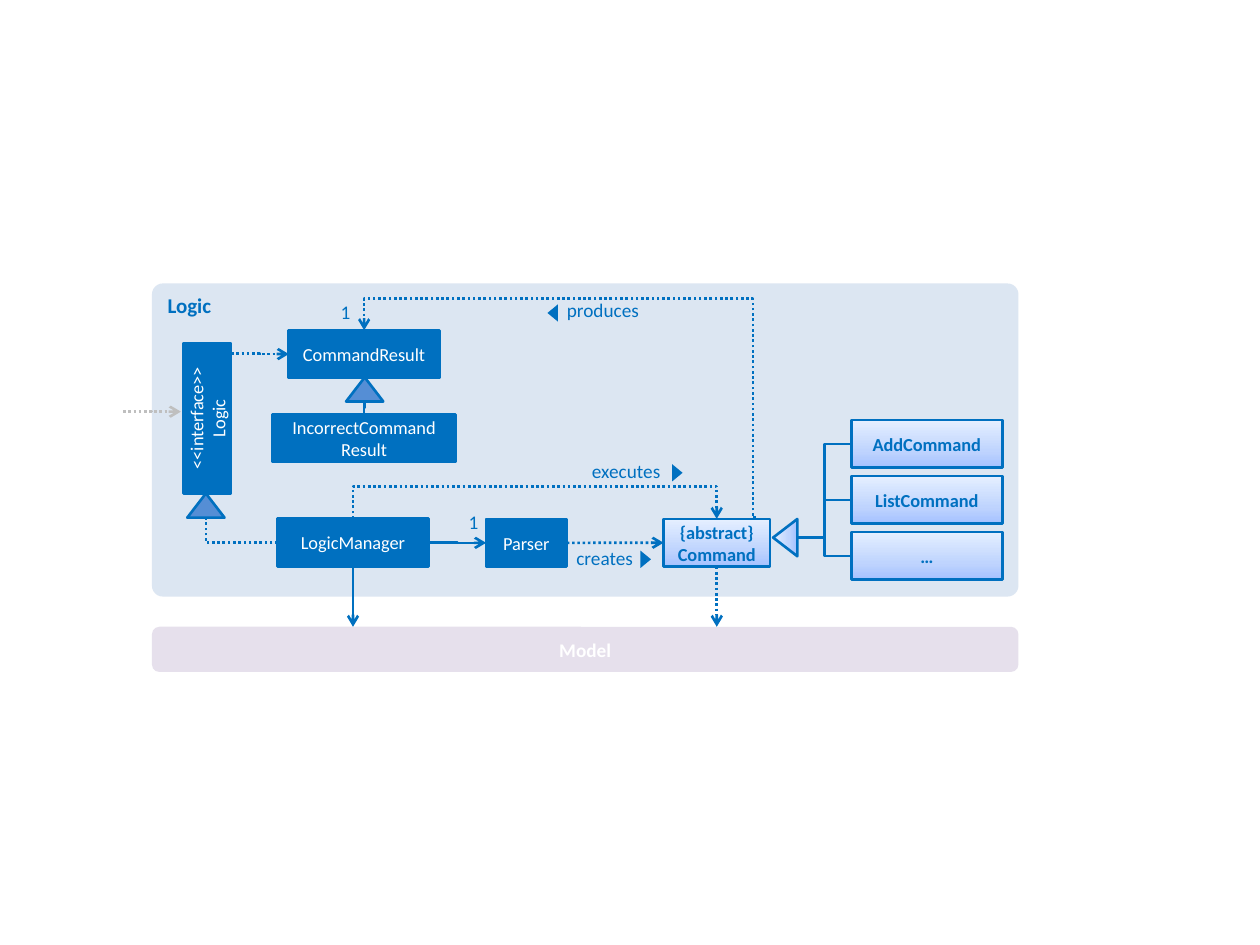
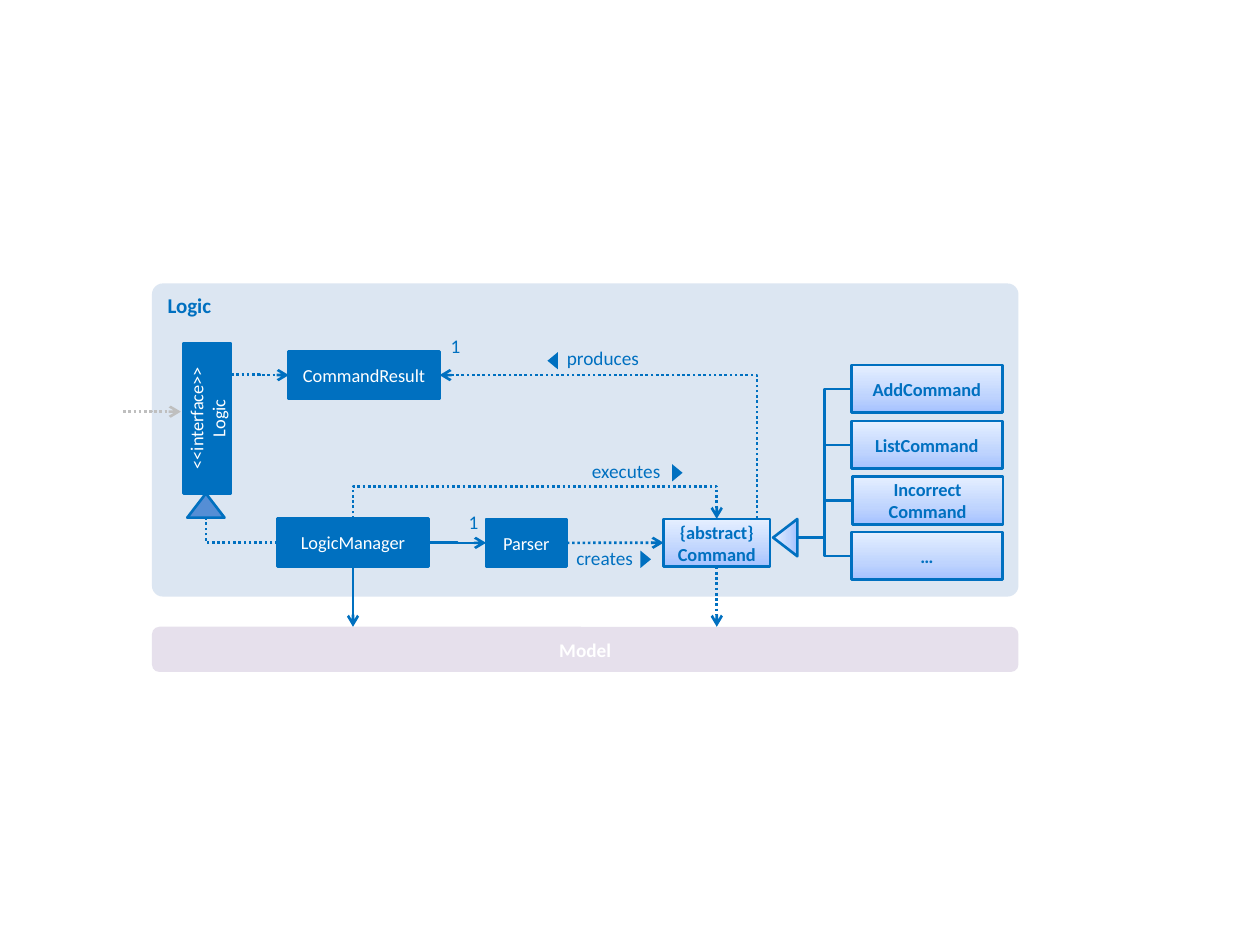
Before and after one commit to se-edu/addressbook-level4, a slide deck: slide 5 of docs/diagrams/Diagrams.pptx. Drawn at 1260x945 pixels with LibreOffice and Linux fonts; fonts in the diff are those of the drawing. Boxes give left, top, right and bottom in pixels: in the first picture for what was removed or moved away, otherwise in the second. Text is boxed around its words. In the diff, an @@ line names an element or a change of style, - is before the commit and + after.

Commit message:
[118] Remove IncorrectCommandResult (#118)
* Rename events package controller -> ui

* Remove IncorrectCommandResult

```diff
--- a/docs/diagrams/Diagrams.pptx
+++ b/docs/diagrams/Diagrams.pptx
@@ rectangle "CommandResult": place and size @@
-rectangle "CommandResult" at [289, 330, 440, 378]
+rectangle "CommandResult" at [289, 352, 440, 399]
@@ text "1": place and size @@
-text "1" at [341, 306, 351, 319]
+text "1" at [451, 340, 461, 353]
@@ triangle: place and size @@
-triangle at [548, 304, 558, 321]
+triangle at [548, 352, 558, 369]
@@ text "produces": place and size @@
-text "produces" at [567, 303, 639, 320]
+text "produces" at [567, 351, 639, 368]
@@ elbow arrow moved from (231, 354) - (289, 354) to (231, 374) - (289, 375) @@
@@ triangle removed at [346, 378, 384, 402] @@
@@ elbow arrow moved from (756, 518) - (364, 330) to (756, 539) - (440, 375) @@
@@ elbow line moved from (852, 444) - (798, 538) to (852, 389) - (798, 538) @@
@@ rectangle "AddCommand": place and size @@
-rectangle "AddCommand" at [852, 420, 1003, 467]
+rectangle "AddCommand" at [852, 365, 1003, 413]
@@ rectangle removed at [272, 415, 456, 462] @@
-IncorrectCommand
-Result
@@ elbow line removed from (364, 402) to (364, 415) @@
@@ rectangle "ListCommand": place and size @@
-rectangle "ListCommand" at [852, 476, 1003, 524]
+rectangle "ListCommand" at [852, 421, 1003, 469]
@@ rectangle added at [852, 476, 1003, 524], fill gradient #A4C4FF to #BFD4FF to #E6EEFF, outline #0070C0 1.5 pt, 10.5 pt, text #0070C0, bold @@
+Incorrect
+Command
```
Also in this commit, not shown: 24 other files.
